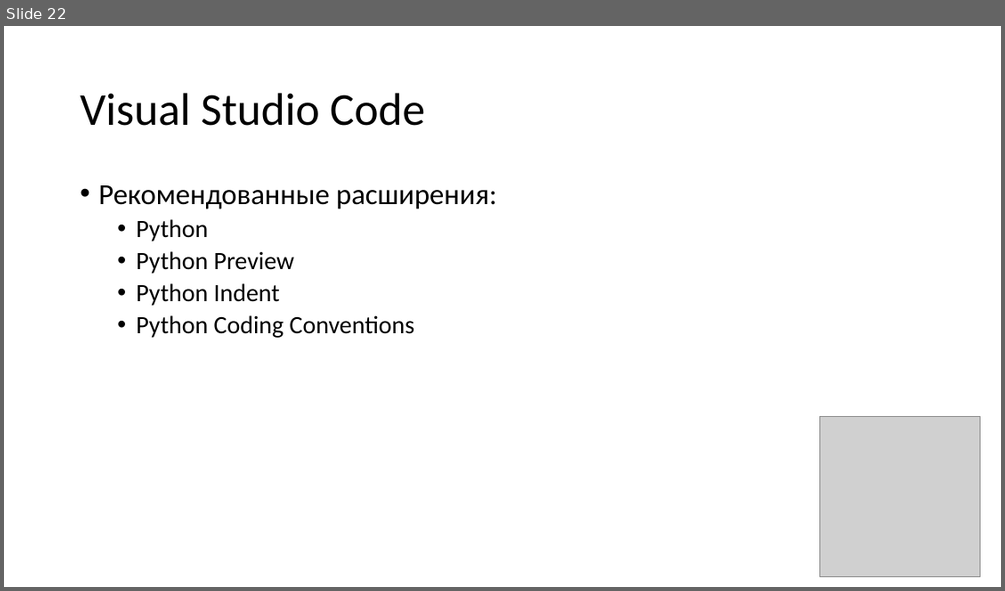
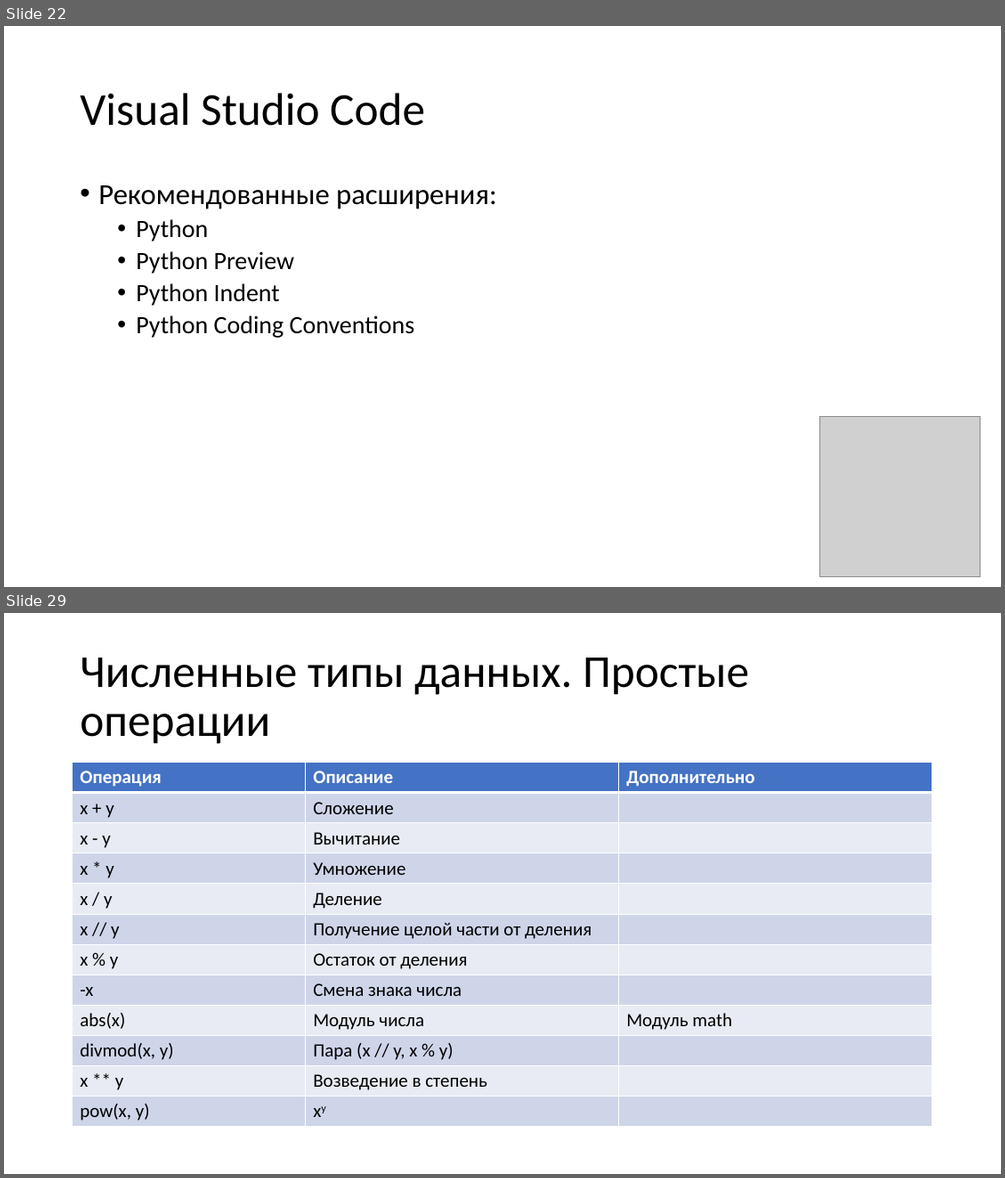
Before and after one commit to paveltsytovich/telegram-course, a slide deck: Presentation/Основы алгоритмизации и программирования.pptx. Shown one above the other, each under a label of ours: slide 22 before the commit, slides 22 and 29 after it; the slides between them are not shown. The pictures are 1005x591 and 1005x1178 pixels, drawn with LibreOffice and Linux fonts; fonts in the diff are those of the drawing; grey boxes stand for pictures. Boxes give left, top, right and bottom in pixels: in the first picture for what was removed or moved away, otherwise in the second. Text is boxed around its words. In the diff, an @@ line names an element or a change of style, - is before the commit and + after.

Commit message:
Численный тип данных

```diff
--- a/Presentation/Основы алгоритмизации и программирования.pptx
+++ b/Presentation/Основы алгоритмизации и программирования.pptx
@@ slide 29 added at <box>4,613,1001,1174</box>, background #FFFFFF @@
@@ title added at <box>80,657,749,744</box>, 44 pt, text #000000 @@
+Численные типы данных. Простые операции
@@ table added at <box>73,763,933,1127</box>, 12 rows, 3 columns @@
+Операция | Описание | Дополнительно
+x + y | Сложение | 
+x - y | Вычитание | 
+x * y | Умножение | 
+x / y | Деление | 
+x // y | Получение целой части от деления | 
+x % y | Остаток от деления | 
+-x | Смена знака числа | 
+abs(x) | Модуль числа | Модуль math
+divmod(x, y) | Пара (x // y, x % y) | 
+x ** y | Возведение в степень | 
+pow(x, y) | xy | 
```
Also in this commit, not shown: 8 other slides added, 4 other files.
